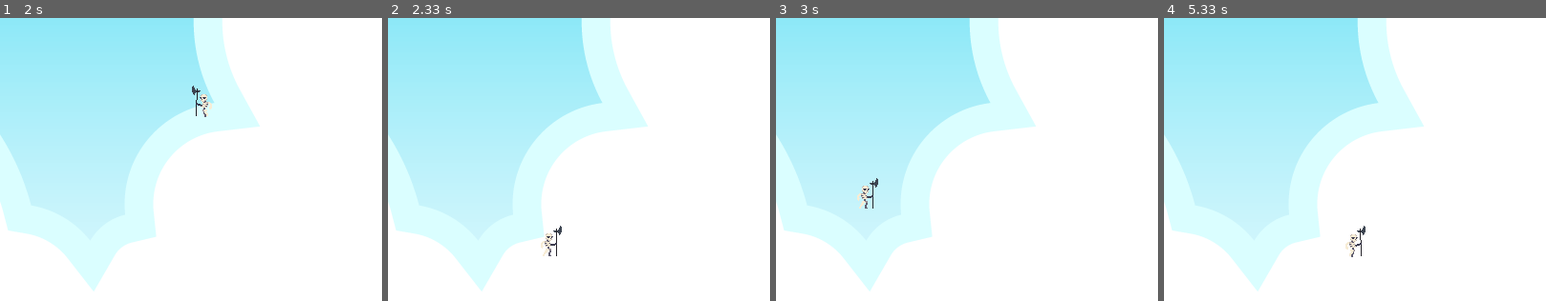
Above: before the commit, frames 1-4 (left to right).
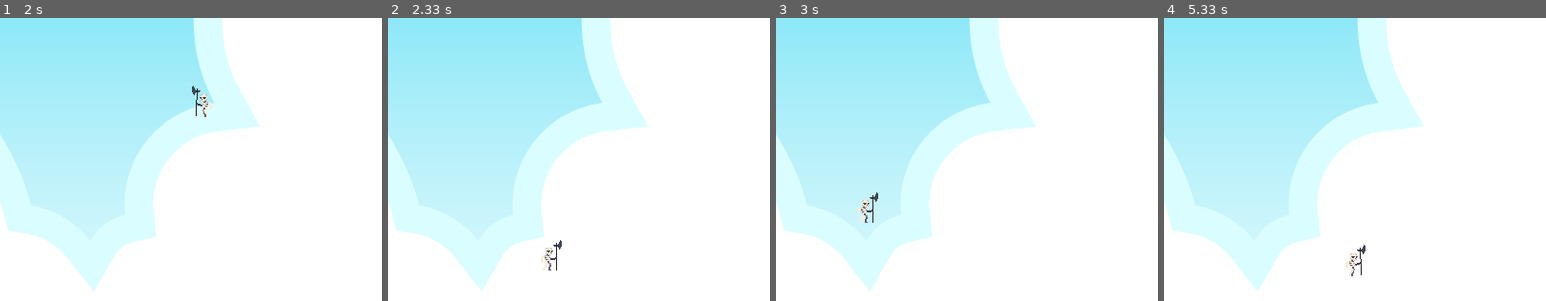
Above: after the commit, the same moments.

Repository: xburrito/first_pygame
Game: pygame game, started from first_pygame.py
Two runs of this game, one before a commit and one after it. Both use one fixed random seed, a clock stepped at 60 frames per second and the inputs below.
Inputs:
- Up to frame 1 (2 s): hold Right 0.33-0.8 s; hold Up 0.83-1.13 s; tap Space at 0.9, 1.23, 1.53, 1.73 s; hold Right 1.17-1.63 s; hold Left from 1.67 s (still down)
- Up to frame 2 (2.33 s): tap Space at 2.03, 2.3 s; release Left at 2.2 s; hold Down from 2.23 s (still down)
- Up to frame 3 (3 s): release Down at 2.53 s; hold Left 2.57-2.97 s; tap Space at 2.63, 2.93 s
- Up to frame 4 (5.33 s): hold Right 3.4-4.03 s; tap Space at 3.47, 3.77, 4.13, 4.53, 4.83, 5.03 s; hold Down 4.07-4.43 s; hold Left 4.47-4.93 s; hold Right from 4.97 s (still down)
The pictures show only the part of the screen within x 28-78%, y 50-100%; the shares and areas given below are measured in that part.

Frame 1 is identical in both runs. In frame 2, 0.3% of the frame differs, in the area x 40-46%, y 73-90%; in frame 3, 0.3%; in frame 4, 0.4%, in the area x 47-53%, y 73-92%.

Commit message:
Update first_pygame.py

Diff:
--- a/first_pygame.py
+++ b/first_pygame.py
@@ -83,7 +83,7 @@
 
 
 # Main While Loop
-ourPlayer = player(300, 540, 128, 128)
+ourPlayer = player(300, 540, 64, 64)
 run = True
 while run:
     # Sets the FPS
